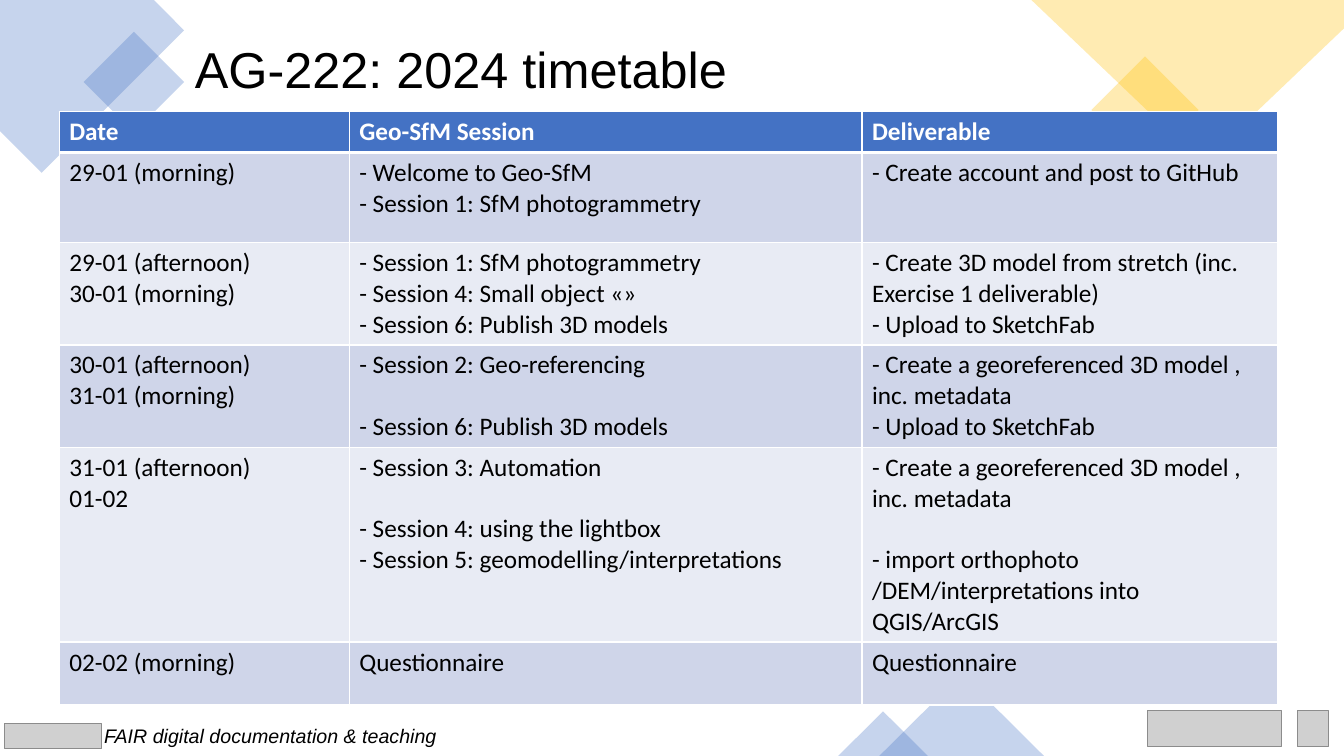
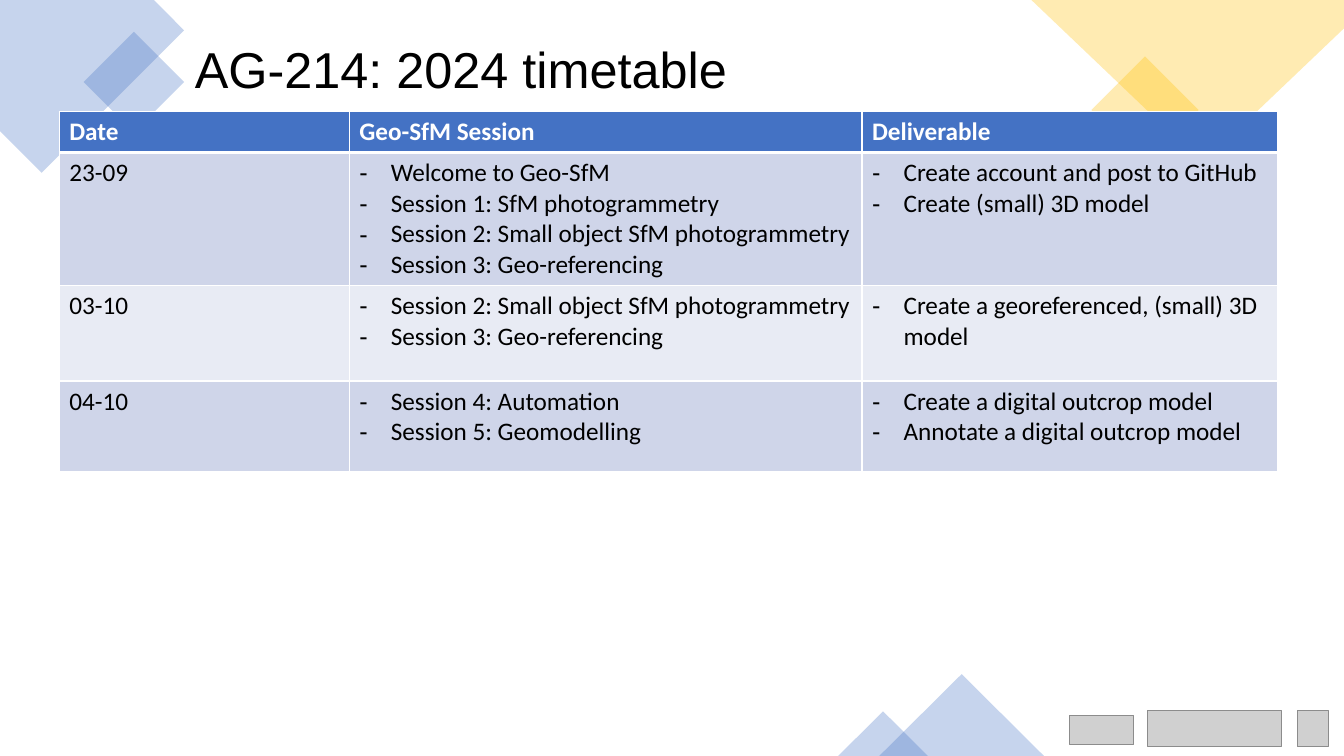
Before and after one commit to UNISvalbard/Geo-SfM, a slide deck: slide 4 of extra/slides/ppt/intro/intro.pptx. Drawn at 1344x756 pixels with LibreOffice and Linux fonts; fonts in the diff are those of the drawing; grey boxes stand for pictures. Boxes give left, top, right and bottom in pixels: in the first picture for what was removed or moved away, otherwise in the second. Text is boxed around its words. In the diff, an @@ line names an element or a change of style, - is before the commit and + after.

Commit message:
update slides and geomodel sessions for 2024 autumn teaching

```diff
--- a/extra/slides/ppt/intro/intro.pptx
+++ b/extra/slides/ppt/intro/intro.pptx
@@ title at (195,51,726,89): text changed @@
-AG-222: 2024 timetable
+AG-214: 2024 timetable
@@ table at (59,112,1279,469) @@
-row 2: 29-01 (morning) | - Welcome to Geo-SfM / - Session 1: SfM photogrammetry | - Create account and post to GitHub
-row 3: 29-01 (afternoon) / 30-01 (morning) | - Session 1: SfM photogrammetry / - Session 4: Small object «» / - Session 6: Publish 3D models | - Create 3D model from stretch (inc. Exercise 1 deliverable) / - Upload to SketchFab
-row 4: 30-01 (afternoon) / 31-01 (morning) | - Session 2: Geo-referencing / - Session 6: Publish 3D models | - Create a georeferenced 3D model , inc. metadata / - Upload to SketchFab
-row 5: 31-01 (afternoon) / 01-02 | - Session 3: Automation / - Session 4: using the lightbox / - Session 5: geomodelling/interpretations | - Create a georeferenced 3D model , inc. metadata / - import orthophoto /DEM/interpretations into QGIS/ArcGIS
-row 6: 02-02 (morning) | Questionnaire | Questionnaire
+row 2: 23-09 | Welcome to Geo-SfM / Session 1: SfM photogrammetry / Session 2: Small object SfM photogrammetry / Session 3: Geo-referencing | Create account and post to GitHub / Create (small) 3D model
+row 3: 03-10 | Session 2: Small object SfM photogrammetry / Session 3: Geo-referencing | Create a georeferenced, (small) 3D model
+row 4: 04-10 | Session 4: Automation / Session 5: Geomodelling | Create a digital outcrop model / Annotate a digital outcrop model
@@ picture added at (1070,715,1133,745) @@
@@ picture removed at (5,724,102,749) @@
@@ text removed at (104,728,436,747) @@
-FAIR digital documentation & teaching
```
Also in this commit, not shown: 6 other slides changed, 46 other files.
